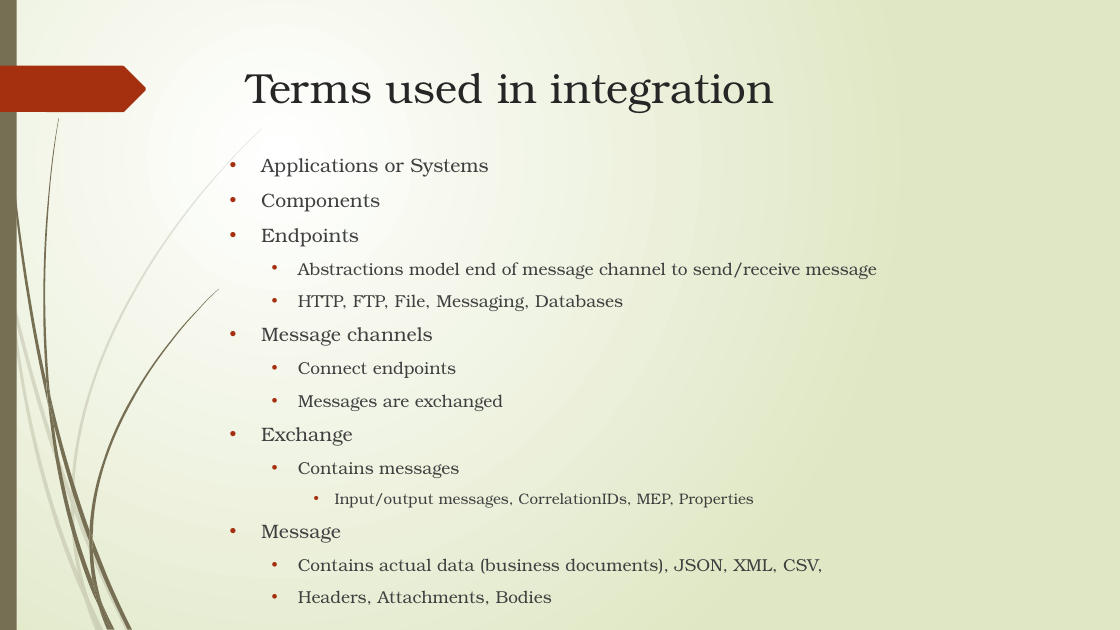
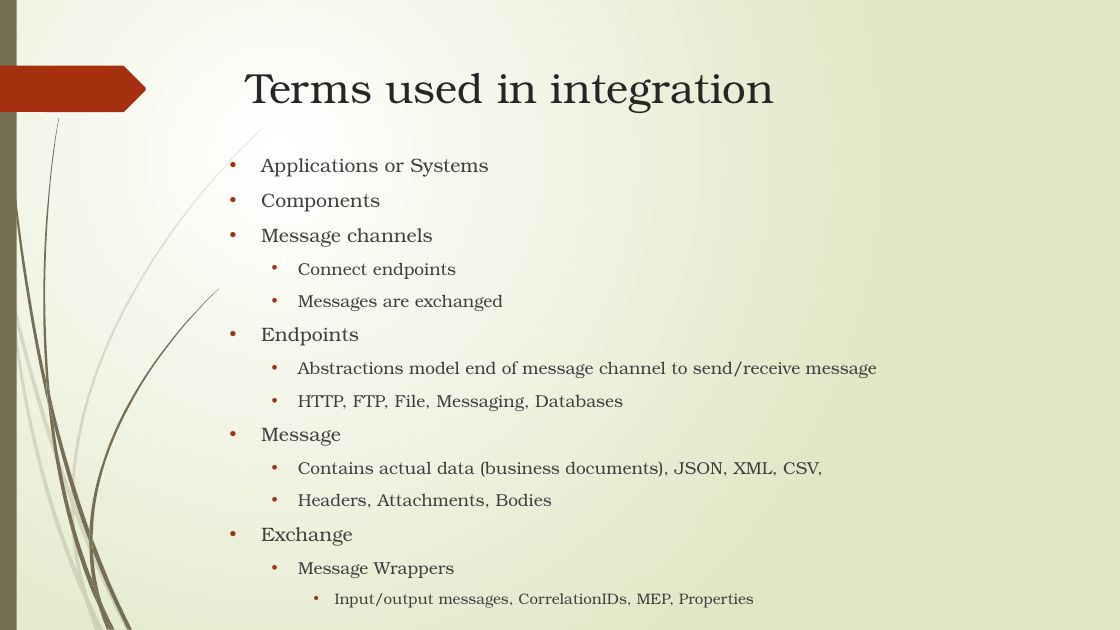
Before and after one commit to wgmartinez/apache-camel-tutorials, a slide deck: slide 3 of presentation/ApacheCamel.pptx. Drawn at 1120x630 pixels with LibreOffice and Linux fonts; fonts in the diff are those of the drawing. Boxes give left, top, right and bottom in pixels: in the first picture for what was removed or moved away, otherwise in the second. Text is boxed around its words. In the diff, an @@ line names an element or a change of style, - is before the commit and + after.

Commit message:
Improved Presentation

```diff
--- a/presentation/ApacheCamel.pptx
+++ b/presentation/ApacheCamel.pptx
@@ text at (261,228,503,311): paragraphs added @@
+• Message channels
+  • Connect endpoints
+  • Messages are exchanged
@@ text at (261,327,754,508): paragraphs removed @@
-• Message channels
-  • Connect endpoints
-  • Messages are exchanged
-• Exchange
-  • Contains messages
-    • Input/output messages, CorrelationIDs, MEP, Properties
@@ text at (261,527,754,608): paragraphs added @@
+• Exchange
+  • Message Wrappers
+    • Input/output messages, CorrelationIDs, MEP, Properties
```
Also in this commit, not shown: 7 other slides changed, 11 slides added, 1 other file.
